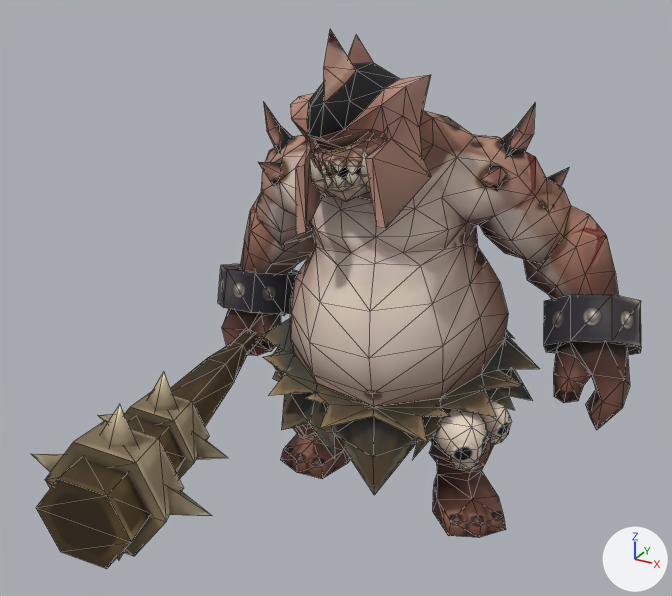
Two versions of the OBJ model Resource/Boss02/Animation/Idle/Idle (51).obj, one commit apart.
The view is the same before and after, from a camera (50 mm lens) standing at (193.0, -418.0, 319.0) and looking at (-10.0, -50.0, 135.0). Lighting does not change. The marker at lower right points along +X, +Y and +Z. Mesh edges are drawn as thin lines. Where no turn or scale is listed for an object, it has been applied to the vertices. Vertices at the same position are counted once.

Objects in the first picture: 'Cyclops01_W', 'Cyclops03'.
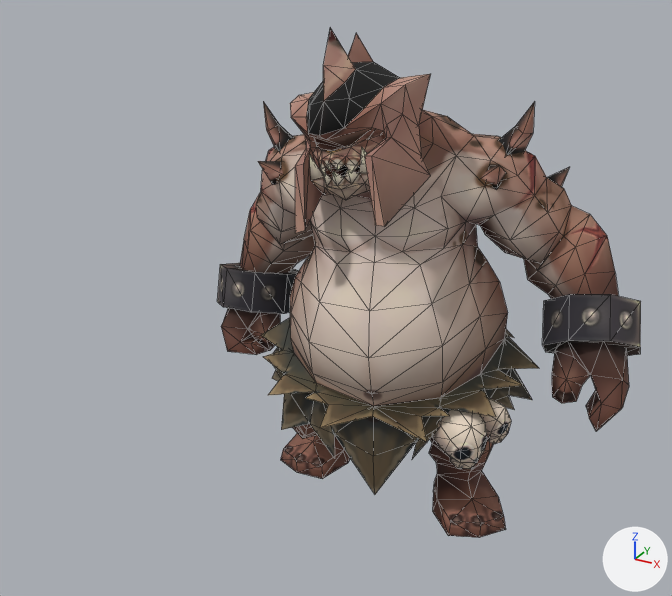
The change, as a diff of the scene's bpy script:
```diff
--- a/Resource/Boss02/Animation/Idle/Idle (51).obj.py
+++ b/Resource/Boss02/Animation/Idle/Idle (51).obj.py
@@ me_cyclops03 @@
 # verts and faces of me_cyclops03; kept vertices keep their numbers, new ones are numbered from 738
-me_cyclops03.from_pydata(...)  # 738 vertices, 1324 faces; spans x -132.0..124.0, y -65.0..80.0, z 0.0..261.0
+me_cyclops03.from_pydata(...)  # 738 vertices, 1324 faces; spans x -132.0..124.0, y -65.0..79.0, z 0.0..261.0
+# me_cyclops03 part 1: the loose piece of 16 vertices spanning x 69.0..124.0, y 10.0..66.0, z 82.0..132.0 is moved by (0.0, -2.0, 1.0)
+# me_cyclops03 part 2: the loose piece of 5 vertices spanning x 57.0..69.0, y 51.0..64.0, z 168.0..184.0 is moved by (0.0, -1.0, 1.0)
+# me_cyclops03 part 3: the loose piece of 29 vertices spanning x 83.0..122.0, y -1.0..53.0, z 60.0..111.0 is rebuilt with 29 vertices and now spans x 83.0..122.0, y -3.0..51.0, z 60.0..112.0
+# me_cyclops03 part 4
+# 2 vertices are removed from x -68.0..-63.0, y -13.0..-6.0, z 174.0..186.0
+# 4 faces are deleted
+# 32 vertices in x -29.0..20.0, y -63.0..-32.0, z 163.0..235.0 move by (0.0, 0.0, 1.0)
+# 25 vertices in x -44.0..23.0, y -63.0..-33.0, z 181.0..246.0 move by (-1.0, 0.0, 1.0)
+# 7 vertices in x -36.0..-2.0, y -58.0..-46.0, z 199.0..232.0 move by (0.0, 1.0, 1.0)
+# 5 vertices in x -30.0..10.0, y -57.0..-37.0, z 191.0..218.0 move by (-1.0, 0.0, 0.0)
+# 3 vertices in x -24.0..-2.0, y -59.0..-55.0, z 202.0..208.0 move by (0.0, 1.0, 0.0)
+# 17 vertices move within x -32.0..12.0, y -58.0..-40.0, z 186.0..238.0
+# 2 vertices are added at (-69.0, -13.0, 174.0), (-64.0, -6.0, 186.0)
+# 4 new faces join them
+# me_cyclops03 part 5
+# 4 vertices are removed from x 38.0..56.0, y 30.0..36.0, z 194.0..209.0
+# 12 faces are deleted
+# 8 vertices in x 42.0..84.0, y 17.0..69.0, z 112.0..189.0 move by (0.0, -1.0, 0.0)
+# 6 vertices in x 54.0..73.0, y 45.0..80.0, z 118.0..163.0 move by (1.0, -1.0, 0.0)
+# 6 vertices in x 49.0..76.0, y 27.0..69.0, z 116.0..176.0 move by (0.0, -1.0, 1.0)
+# 5 vertices in x 84.0..109.0, y 33.0..59.0, z 102.0..151.0 move by (0.0, -2.0, 1.0)
+# 4 vertices in x 56.0..83.0, y 47.0..59.0, z 122.0..181.0 move by (1.0, -1.0, 1.0)
+# 3 vertices in x 43.0..52.0, y 4.0..51.0, z 134.0..196.0 move by (0.0, 0.0, 1.0)
+# 11 vertices move from x 27.0..100.0, y -1.0..71.0, z 106.0..207.0 to x 28.0..99.0, y -1.0..69.0, z 106.0..208.0
+# 4 vertices are added at (56.0, 36.0, 207.0), (48.0, 33.0, 210.0), (37.0, 30.0, 199.0), (52.0, 34.0, 194.0)
+# 12 new faces join them
+# me_cyclops03 part 6
+for i in [399, 418, 419, 421, 424, 425]: verts[i] += (-1.0, 0.0, 0.0)
+for i in [415, 416, 417]: verts[i] += (-1.0, 1.0, 1.0)
+for i in [420, 427, 430, 431]: verts[i] += (-1.0, 0.0, 1.0)
+verts[401] = (-117.0, 3.0, 86.0)  # moved, pixel (223, 307)
+verts[426] = (-93.0, 2.0, 60.0)  # moved, pixel (256, 354)
+verts[428] = (-96.0, 5.0, 69.0)  # moved, pixel (254, 338)
 me_cyclops03.materials.append(mat_material__25)
@@ ob_cyclops01_w @@
-ob_cyclops01_w = bpy.data.objects.new('Cyclops01_W', me_cyclops01_w)
```

Boxes [x1, y1, x2, y2] around the edits, measured in the pictures (672 x 596 px; the box of a moved part takes in the faces that stretch with it):
'Cyclops03', reshaped: before [218, 29, 641, 537]; after [217, 28, 641, 537]
'Cyclops01_W', deleted (brown): before [31, 314, 285, 569]
part 1 of me_cyclops03, moved or reshaped: before [544, 294, 641, 355]; after [543, 294, 641, 356]
part 2 of me_cyclops03, moved or reshaped: before [547, 167, 569, 187]; after [547, 167, 570, 187]
part 3 of me_cyclops03, rebuilt: before [553, 343, 630, 430]; after [552, 343, 629, 431]
part 4 of me_cyclops03, moved or reshaped: before [258, 29, 448, 263]; after [258, 28, 447, 262]
part 5 of me_cyclops03, moved or reshaped: before [442, 103, 619, 299]; after [441, 101, 618, 299]
part 6 of me_cyclops03, moved or reshaped: before [218, 266, 284, 356]; after [217, 264, 283, 355]
